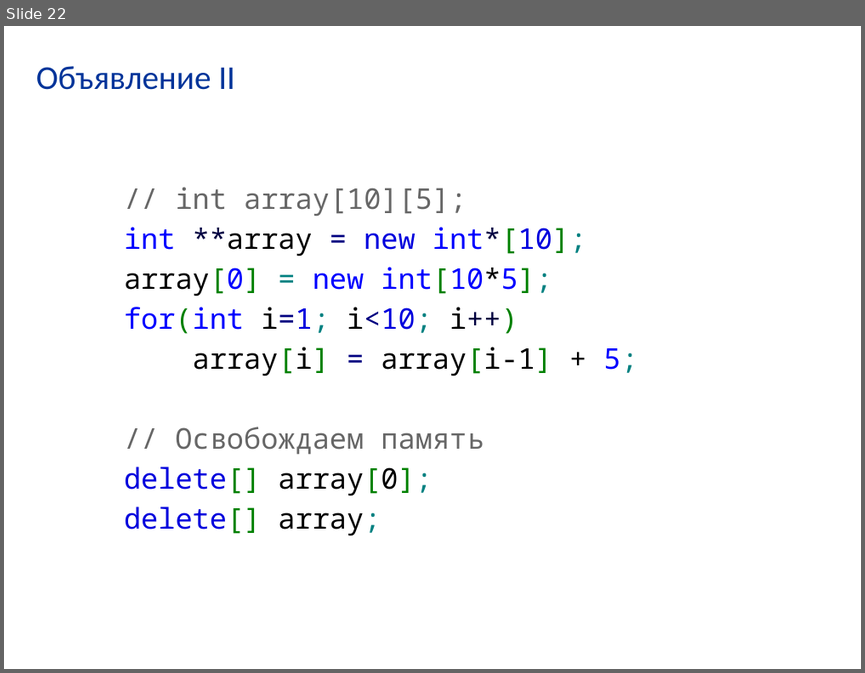
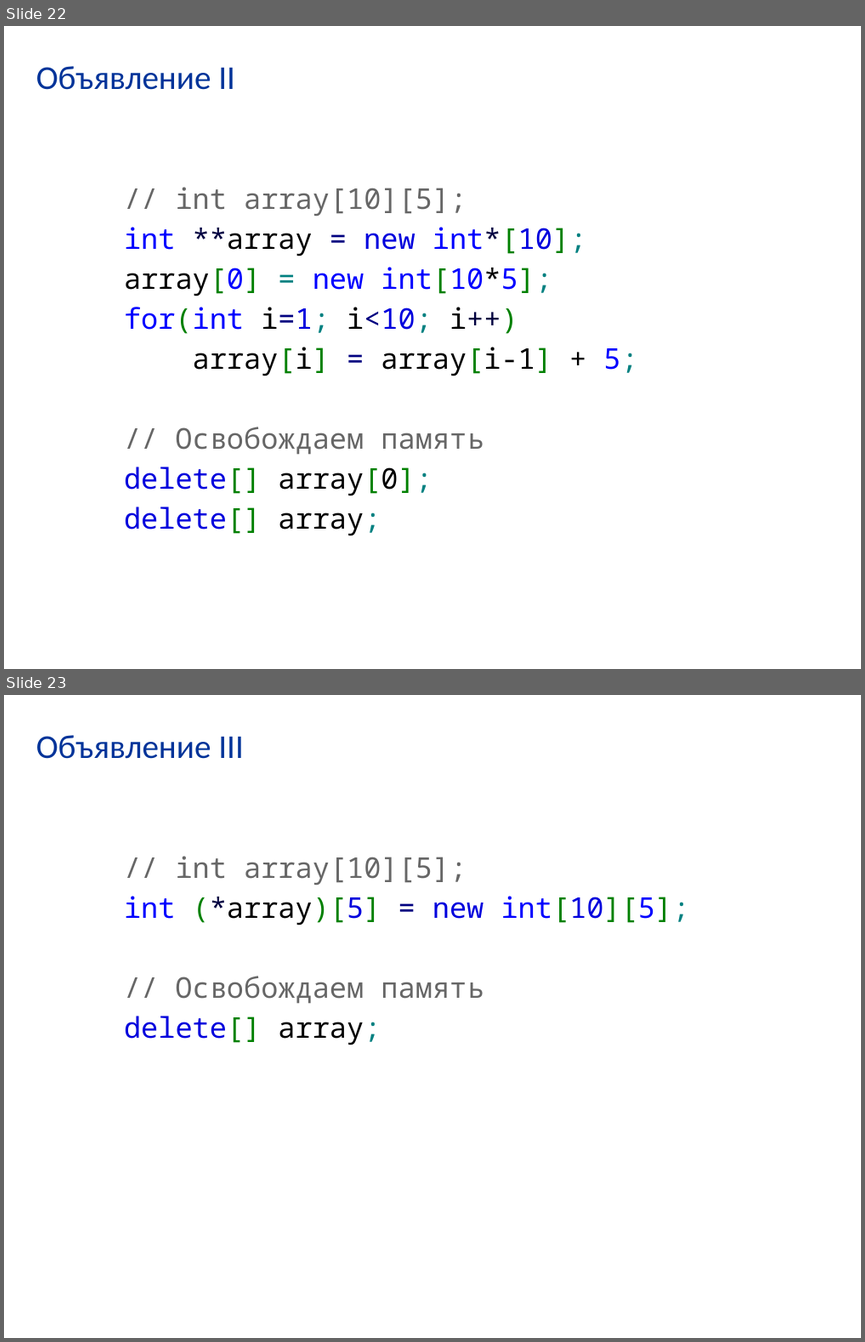
Before and after one commit to VladimirChabanov/VladimirChabanov.github.io, a slide deck: prog/prez/7.pptx. Shown one above the other, each under a label of ours: slide 22 before the commit, slides 22 and 23 after it. The pictures are 865x673 and 865x1342 pixels, drawn with LibreOffice and Linux fonts; fonts in the diff are those of the drawing. Boxes give left, top, right and bottom in pixels: in the first picture for what was removed or moved away, otherwise in the second. Text is boxed around its words. In the diff, an @@ line names an element or a change of style, - is before the commit and + after.

```diff
--- a/prog/prez/7.pptx
+++ b/prog/prez/7.pptx
@@ slide 23 added at (4, 695, 861, 1338), background #FFFFFF @@
@@ title added at (36, 735, 244, 759), 28 pt, text #003399 @@
+Объявление III
@@ text added at (124, 856, 690, 1045), 24 pt, text #666666 @@
+// int array[10][5];
+int (*array)[5] = new int[10][5];
+// Освобождаем память
+delete[] array;
```
Also in this commit, not shown: 1 slide changed, 2 other slides added, 5 other files.
